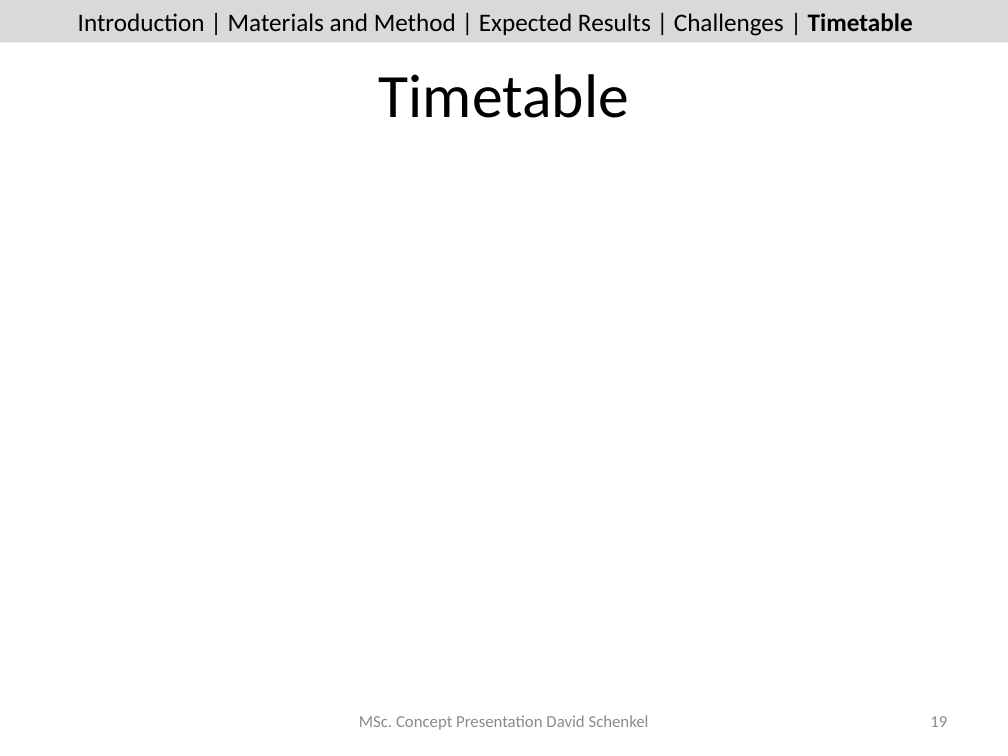
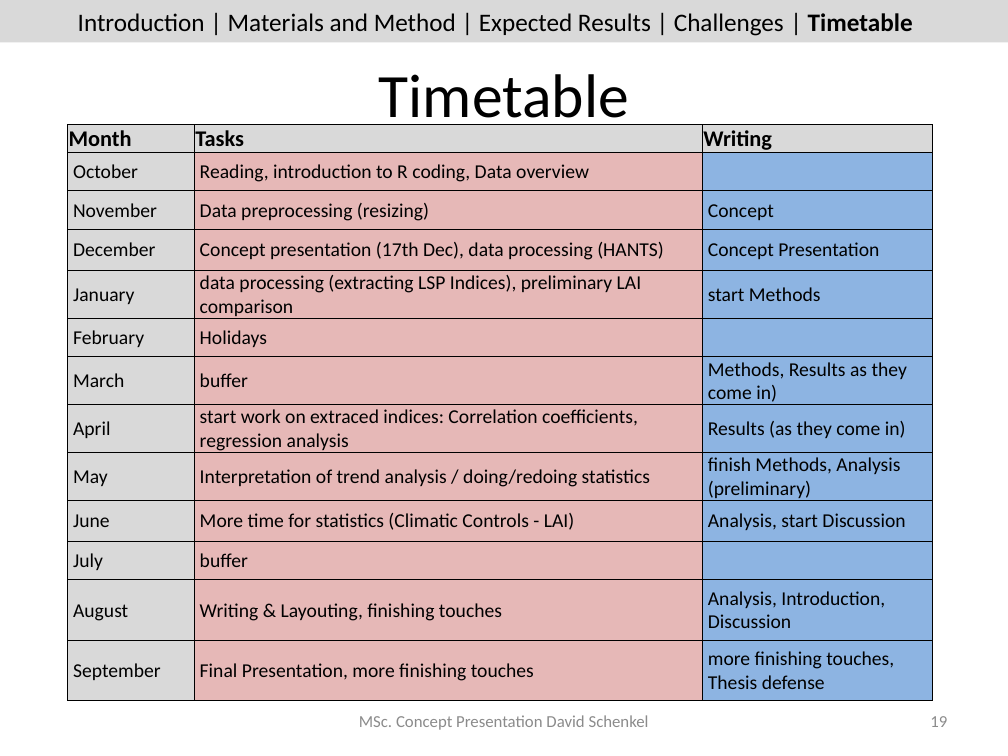
Before and after one commit to dschenkel/geo511, a slide deck: slide 19 of concept_presentation.pptx. Drawn at 1008x756 pixels with LibreOffice and Linux fonts; fonts in the diff are those of the drawing. Boxes give left, top, right and bottom in pixels: in the first picture for what was removed or moved away, otherwise in the second. Text is boxed around its words. In the diff, an @@ line names an element or a change of style, - is before the commit and + after.

Commit message:
presentation
timetable

```diff
--- a/concept_presentation.pptx
+++ b/concept_presentation.pptx
@@ table added at [68,124,932,701], 13 rows, 3 columns @@
+Month | Tasks | Writing
+October | Reading, introduction to R coding, Data overview | 
+November | Data preprocessing (resizing) | Concept
+December | Concept presentation (17th Dec), data processing (HANTS) | Concept Presentation
+January | data processing (extracting LSP Indices), preliminary LAI comparison | start Methods
+February | Holidays | 
+March | buffer | Methods, Results as they come in)
+April | start work on extraced indices: Correlation coefficients, regression analysis | Results (as they come in)
+May | Interpretation of trend analysis / doing/redoing statistics | finish Methods, Analysis (preliminary)
+June | More time for statistics (Climatic Controls - LAI) | Analysis, start Discussion
+July | buffer | 
+August | Writing & Layouting, finishing touches | Analysis, Introduction, Discussion
+September | Final Presentation, more finishing touches | more finishing touches, Thesis defense
```
